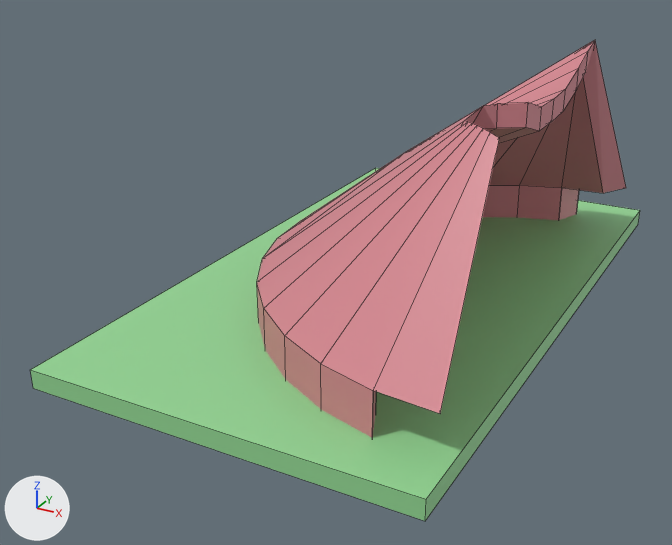
An edit to the Blender file Chapiteau.blend, drawn before and after from the same camera.
Both versions are drawn from a camera (50 mm lens) standing at (14.1, -56.5, 28.1) and looking at (-14.5, -4.5, 2.1). Lighting does not change. The marker at lower left points along +X, +Y and +Z. Mesh edges are drawn as thin lines. The same objects are shown in both versions, whatever each file hides.

Names of what the first picture shows: 'Cube', 'capiteau'.
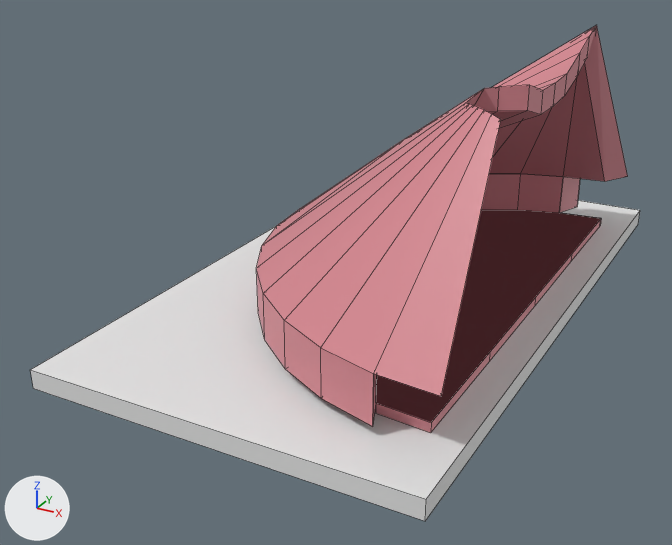
What changed in the scene script:
```text
Add mat_material_002:
    mat_material_002 = principled_material('Material.002')
    mat_material_002.base_color = (0.8, 0.8, 0.8)  # white #e7e7e7
Change me_cube_001:
    where me_cube_001.from_pydata(...)  # 12 vertices, 7 faces; spans x -17.5..0.3, y -17.5..17.5, z -0.6..0.6
    remove me_cube_001.materials.append(mat_material_001)  # green #94d794
    add me_cube_001.materials.append(mat_material_002)  # white #e7e7e7
Change me_cube_002:
    used by ob_capiteau; location = (-1.58, -0.15, -0.67)
    remove me_cube_002.from_pydata(...)  # 131 vertices, 149 faces, 1 loose edge; spans x -18.4..1.3, y -19.7..19.7, z 1.0..17.8
    add me_cube_002.from_pydata(...)  # 180 vertices, 200 faces, 1 loose edge; spans x -18.4..1.3, y -19.7..19.7, z 0.4..17.8
    me_cube_002 part 1
    13 faces are deleted
    28 vertices are added at x -17.2..-3.4, y -17.2..17.2, z 1.0..4.2
    21 new vertices lie (0.0, 0.0, -0.6) away from vertices in x -17.5..0.0, y -17.5..17.5, z 1.0
    64 new faces join them
Change ob_capiteau:
    ob_capiteau.location: (-1.58, -0.15, -0.67) -> (-1.58, -0.15, 0.32)
```

What differs and where, as boxes [x1, y1, x2, y2] in the pictures (672 x 545 px):
'capiteau', reshaped, moved: before [257, 40, 626, 438]; after [256, 25, 628, 433]
'Cube', recoloured (green to white): [30, 168, 640, 521] in both
part 1 of me_cube_002, built on: before [482, 185, 562, 220]; after [375, 174, 601, 433]
